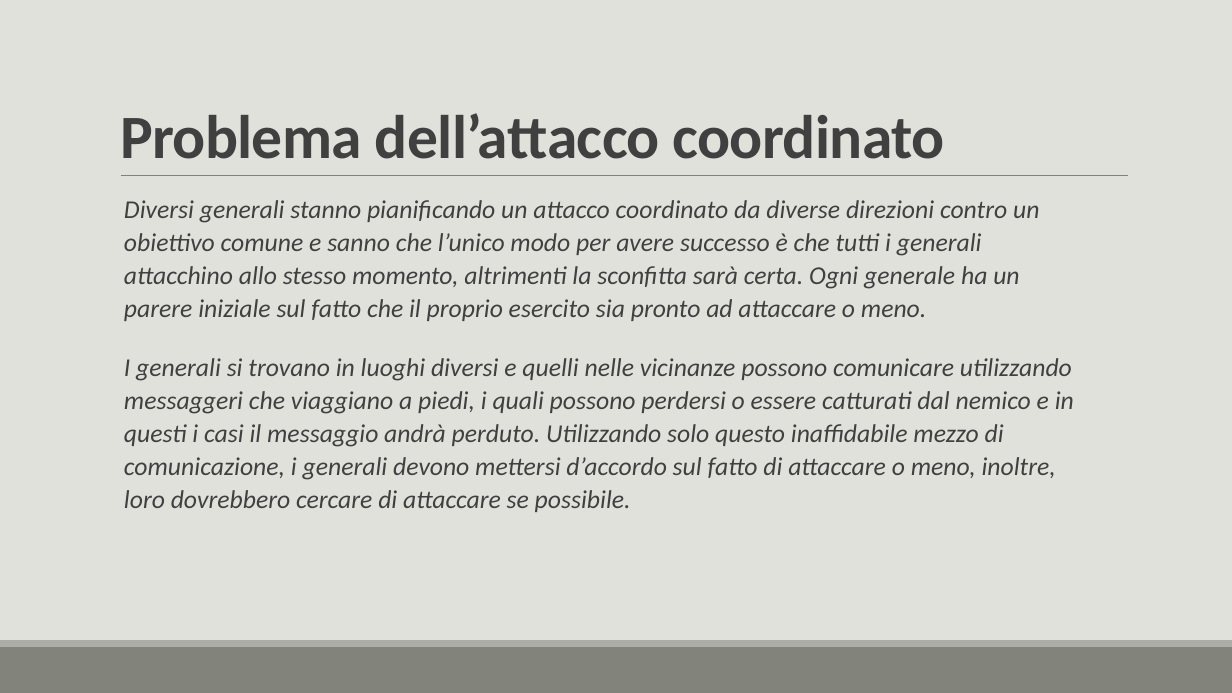
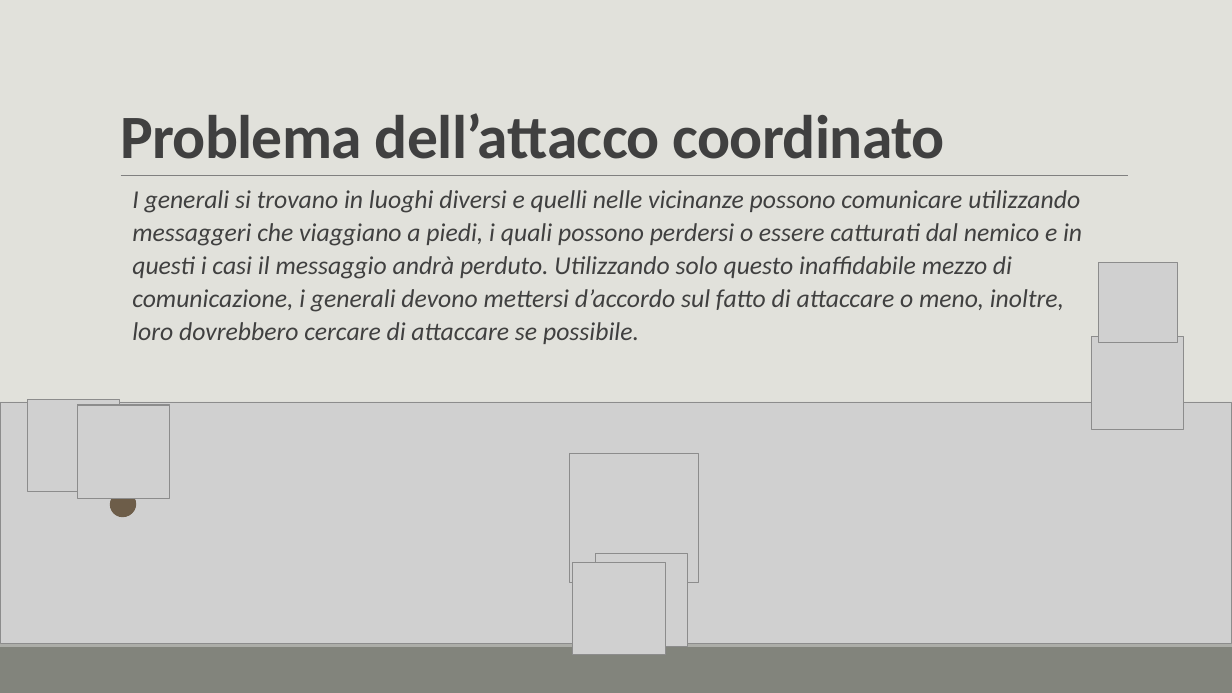
Before and after one commit to lory9894University/mcad, a slide deck: slide 5 of Prensentazione_V2.pptx. Drawn at 1232x693 pixels with LibreOffice and Linux fonts; fonts in the diff are those of the drawing; grey boxes stand for pictures. Boxes give left, top, right and bottom in pixels: in the first picture for what was removed or moved away, otherwise in the second. Text is boxed around its words. In the diff, an @@ line names an element or a change of style, - is before the commit and + after.

```diff
--- a/Prensentazione_V2.pptx
+++ b/Prensentazione_V2.pptx
@@ text "I generali si trovano in ...": place and size @@
-text "I generali si trovano in ..." at bbox=[124, 200, 1074, 512]
+text "I generali si trovano in ..." at bbox=[132, 190, 1082, 344]
@@ text at bbox=[124, 200, 1039, 321]: paragraph removed @@
-  Diversi generali stanno pianificando un attacco coordinato da diverse direzioni contro un obiettivo comune e sanno che l’unico modo per avere successo è che tutti i generali attacchino allo stesso momento, altrimenti la sconfitta sarà certa. Ogni generale ha un parere iniziale sul fatto che il proprio esercito sia pronto ad attaccare o meno.
@@ picture added at bbox=[1099, 263, 1178, 343] @@
@@ picture added at bbox=[1092, 337, 1184, 430] @@
@@ picture added at bbox=[1126, 343, 1151, 380] @@
@@ picture added at bbox=[0, 402, 1232, 643] @@
@@ picture added at bbox=[28, 399, 120, 492] @@
@@ picture added at bbox=[62, 405, 87, 442] @@
@@ picture added at bbox=[78, 405, 170, 497] @@
@@ picture added at bbox=[78, 406, 170, 498] @@
@@ picture added at bbox=[570, 454, 699, 582] @@
@@ ellipse added at bbox=[110, 492, 136, 517], fill #6E5D49 @@
@@ ellipse added at bbox=[111, 492, 137, 517], fill #6E5D49 @@
@@ picture added at bbox=[573, 562, 665, 654] @@
@@ picture added at bbox=[595, 554, 688, 646] @@
```
Also in this commit, not shown: 12 other slides changed, 6 slides added, 4 slides removed, 1 other file.
